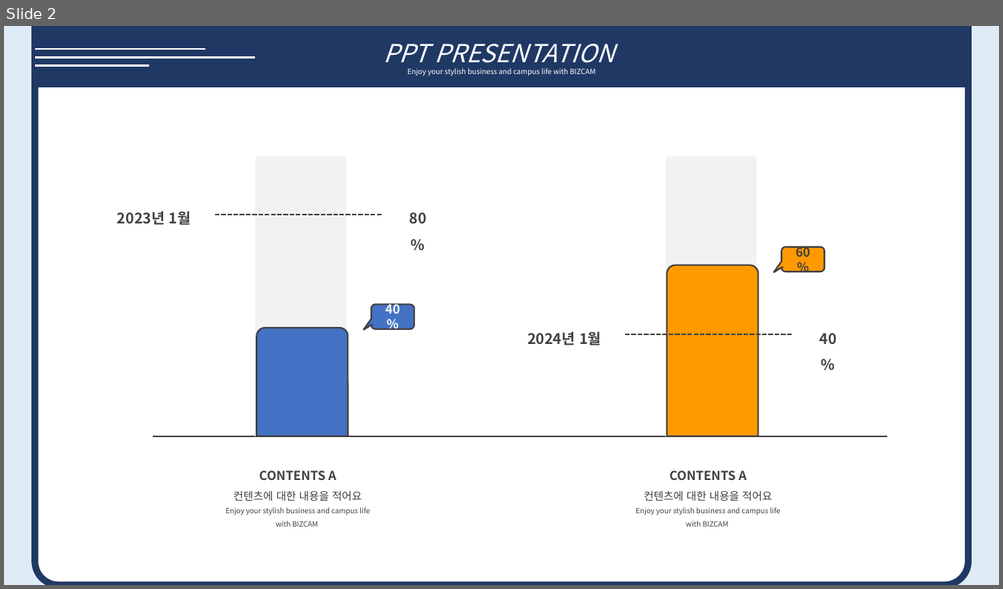
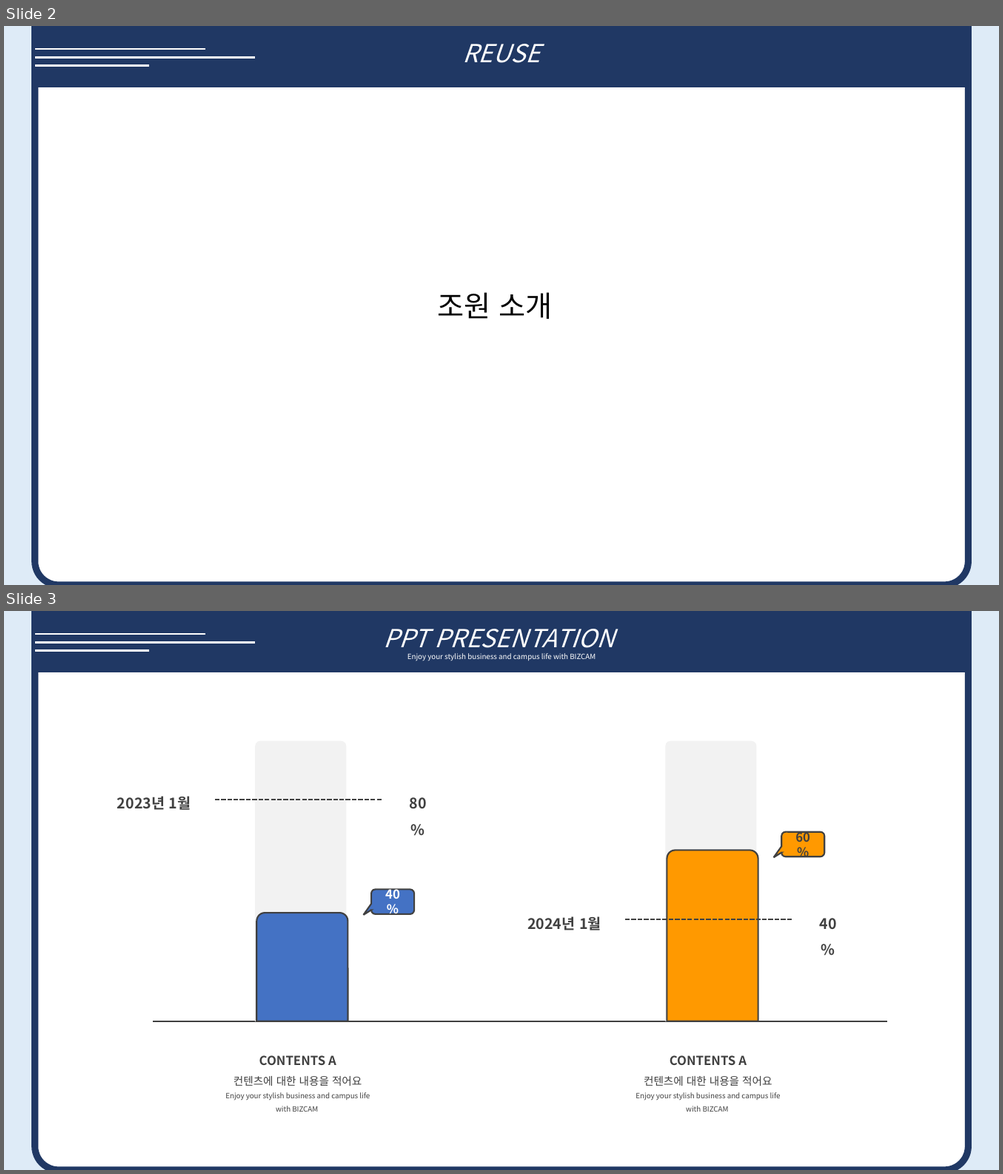
Before and after one commit to lth0813/Sprint2, a slide deck: reuse ppt.pptx. Shown one above the other, each under a label of ours: slide 2 before the commit, slides 2 and 3 after it. The pictures are 1003x589 and 1003x1174 pixels, drawn with LibreOffice and Linux fonts; fonts in the diff are those of the drawing. Boxes give left, top, right and bottom in pixels: in the first picture for what was removed or moved away, otherwise in the second. Text is boxed around its words. In the diff, an @@ line names an element or a change of style, - is before the commit and + after.

```diff
--- a/reuse ppt.pptx
+++ b/reuse ppt.pptx
@@ slide 2 added at (x1=4, y1=26, x2=999, y2=585), background #DEEBF7 @@
@@ round same rect added at (x1=34, y1=26, x2=968, y2=585), fill gradient #203864 to #FFFFFF, outline #203864 6.5 pt, 24 pt, text #FFFFFF, italic @@
+REUSE
@@ line added from (34, 49) to (205, 49), #FFFFFF 1.75 pt @@
@@ line added from (34, 57) to (255, 57), #FFFFFF 1.75 pt @@
@@ line added from (34, 65) to (150, 65), #FFFFFF 1.75 pt @@
@@ text added at (x1=438, y1=292, x2=552, y2=319), 28 pt, text #000000 @@
+조원 소개
@@ what was slide 2 is now slide 3 @@
```
Also in this commit, not shown: 7 other slides added, 1 slide removed.
